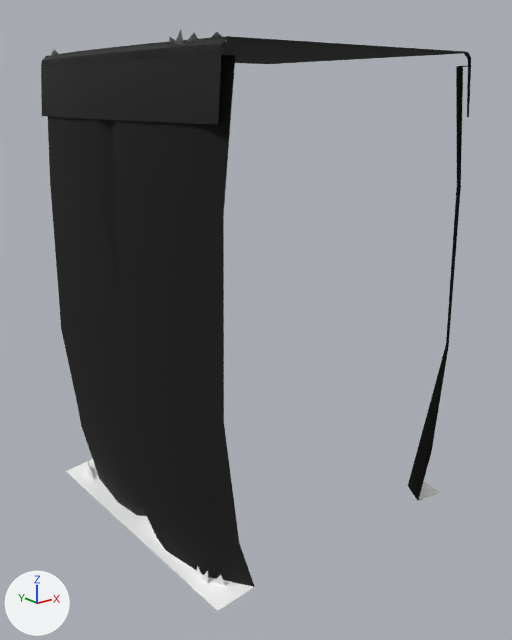
One commit to the glTF model web/public/assets/acnh/cliff/4-b-3.glb: the scene before it, then after it.
The view is the same before and after, from a camera (50 mm lens) standing at (-14.5, -18.6, -1.3) and looking at (0.0, -0.46, -8.56). The axes (+X, +Y, +Z) are drawn at lower left. The lights are the same throughout. The older version comes first. Where no turn or scale is listed for an object, it has been applied to the vertices. Vertices at exactly the same position are counted once.

In view in the first picture: 'CliffD__mCliff', 'GrassB_1__mGrass', 'GrassOP_1__mGrassCliffXlu', 'GrassT__mGrass', 'PGrassBD__mProcGrass'.
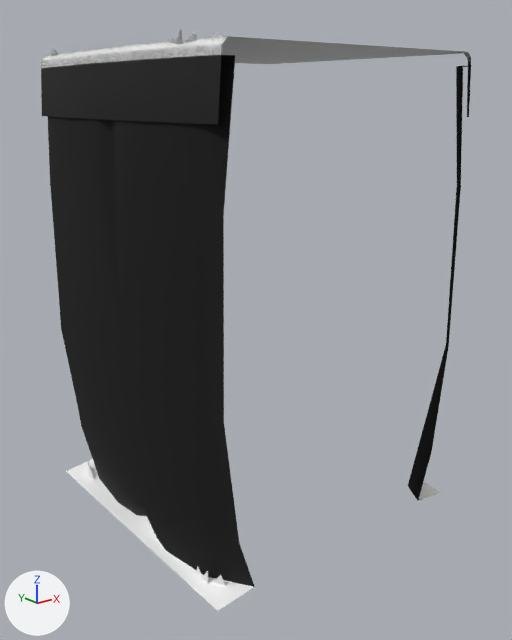
Boxes (x1, y1, x2, y2) around the edits, measured in the pictures (512 x 640 px):
'GrassT__mGrass', recoloured (lighter): (41, 36, 471, 68) in both
'PGrassBD__mProcGrass', recoloured: (51, 30, 226, 56) in both

Patch to the scene script:
```diff
--- a/web/public/assets/acnh/cliff/4-b-3.glb.py
+++ b/web/public/assets/acnh/cliff/4-b-3.glb.py
@@ mat_mprocgrass @@
 n0 = _N.new('ShaderNodeBsdfPrincipled'); n0.name = 'Principled BSDF'
+n0.inputs[0].default_value = (1.0, 1.0, 1.0, 1.0)  # 'Base Color', white #ffffff
 n0.inputs[2].default_value = 0.9  # 'Roughness'
 n1 = _N.new('ShaderNodeOutputMaterial'); n1.name = 'Material Output'
-n2 = _N.new('ShaderNodeVertexColor'); n2.name = 'Color Attribute'
 _L.new(n0.outputs[0], n1.inputs[0])  # 'BSDF' to 'Surface'
-_L.new(n2.outputs[0], n0.inputs[0])  # 'Color' to 'Base Color'
@@ me_grasst__mgrass_mesh @@
 me_grasst__mgrass_mesh.from_pydata(...)  # 40 vertices, 55 faces; spans x -4.96..5.0, y -5.0..5.0, z -0.39..0.0
-me_grasst__mgrass_mesh.materials.append(mat_mgrass_001)
+me_grasst__mgrass_mesh.materials.append(mat_mgrass)  # white #ffffff
@@ me_pgrassbd__mprocgrass_mesh @@
 me_pgrassbd__mprocgrass_mesh.from_pydata(...)  # 33 vertices, 11 faces; spans x -4.7..-4.2, y -4.6..4.5, z -15.0..0.2
 # used by ob_pgrassbd__mprocgrass; location = (0.0, 0.0, 0.0)
+# me_pgrassbd__mprocgrass_mesh part 1: vertex colours changed
 me_pgrassbd__mprocgrass_mesh.materials.append(mat_mprocgrass)
```
